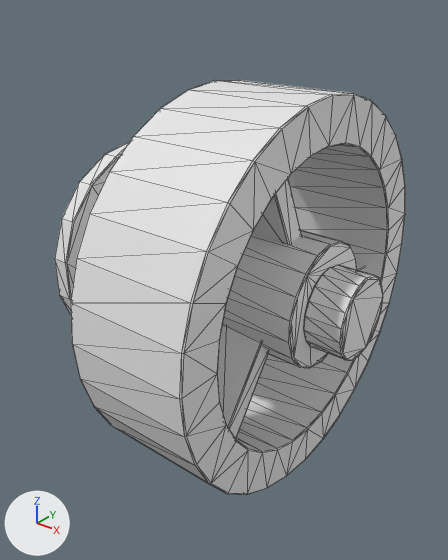
The OBJ model Assets/Resources/Models/Tracks_M3/roller.obj, before and after one commit.
Rendered twice from a camera (50 mm lens) standing at (1.33, -1.92, 1.15) and looking at (-0.22, 0.01, -0.05). The axes (+X, +Y, +Z) are drawn at lower left. The lights are the same throughout. The first picture is the older version. Mesh edges are drawn as thin lines. Where no turn or scale is listed for an object, it has been applied to the vertices.

The older version as bpy lines, for what is in view:
```python
me_roller = bpy.data.meshes.new('roller')
me_roller.from_pydata(...)  # 600 vertices, 1172 faces; spans x -1.0..0.46, y -0.8..0.8, z -0.8..0.8
ob_roller = bpy.data.objects.new('roller', me_roller)
ob_roller.location = (0.0, 0.0, 0.0)
```
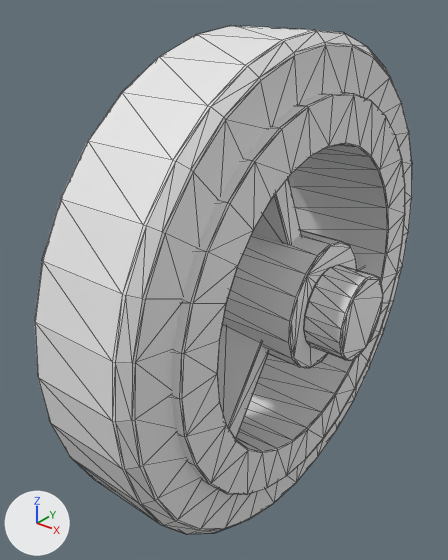
What differs and where, as boxes (x1, y1, x2, y2) in the pictures (448 x 560 px):
```json
{"object": "roller", "change": "reshaped", "before": [55, 80, 405, 495], "after": [35, 25, 412, 534], "on screen": "8% wider, 23% taller"}
{"part": 1, "of": "me_roller", "change": "added", "after": [35, 25, 412, 534]}
```

Scene script edits in JSON lines:
```json
{"block": "me_roller", "where": "# used by ob_roller; location = (0.0, 0.0, 0.0)"}
{"op": "remove", "block": "me_roller", "code": "me_roller.from_pydata(...)  # 600 vertices, 1172 faces; spans x -1.0..0.46, y -0.8..0.8, z -0.8..0.8"}
{"op": "add", "block": "me_roller", "code": "me_roller.from_pydata(...)  # 984 vertices, 1940 faces; spans x -1.0..0.46, y -1.0..1.0, z -1.0..1.0"}
{"block": "me_roller", "change": "me_roller part 1: a new loose piece of 384 vertices spanning x -0.22..0.22, y -1.0..1.0, z -1.0..1.0"}
```
